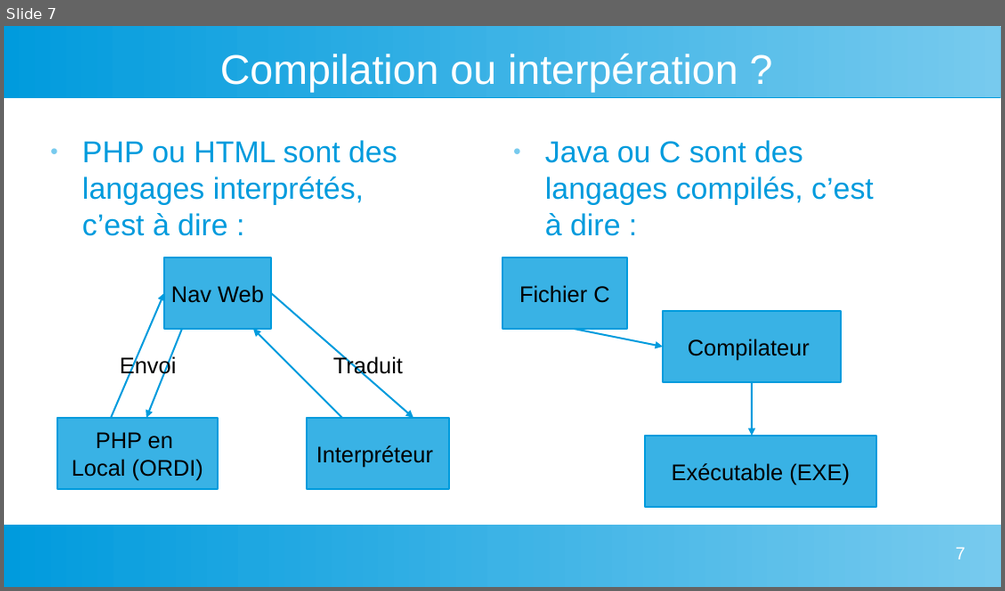
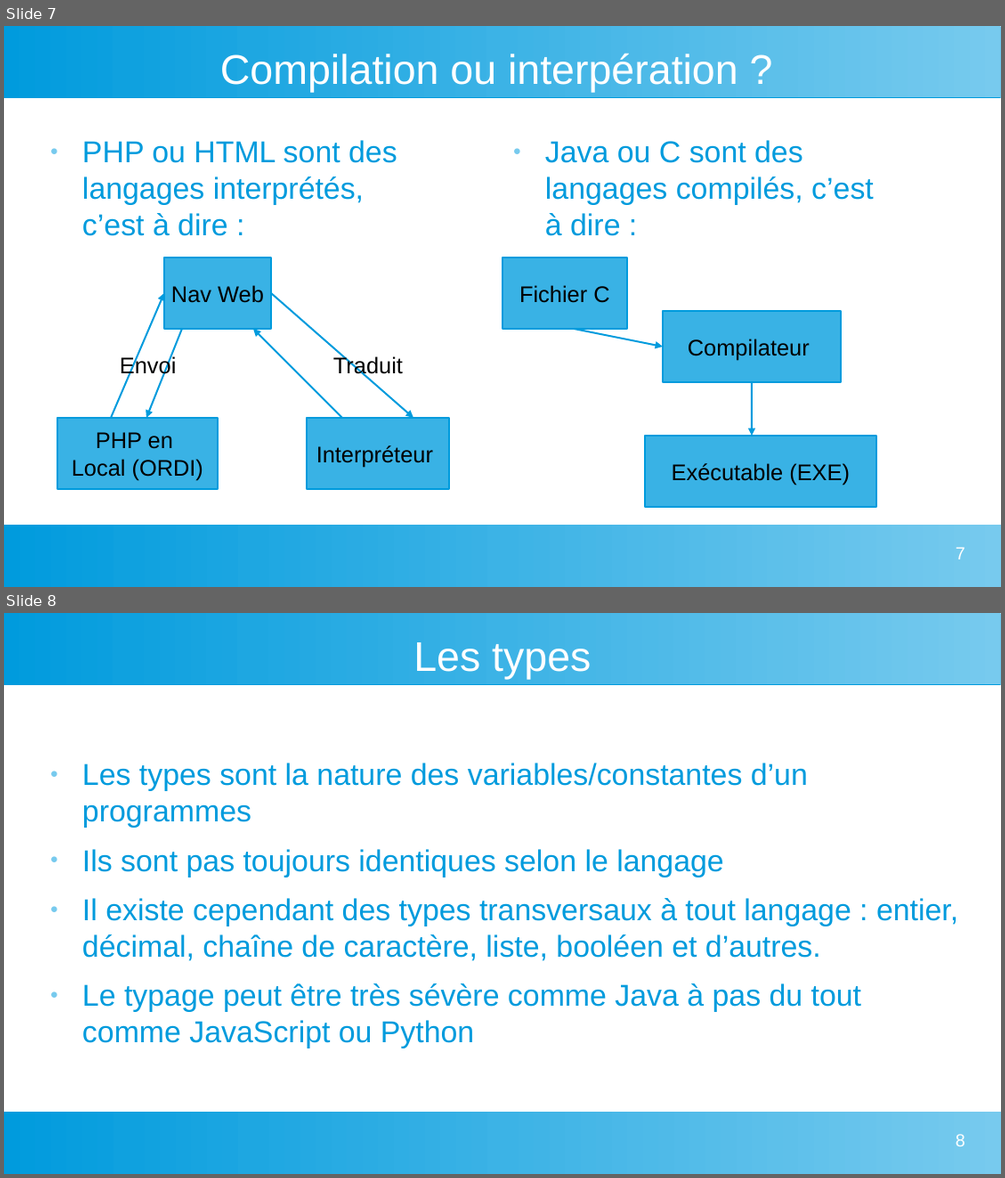
Before and after one commit to CharlieLabat/cours-base-prog-par-cl, a slide deck: BaseInfoEtAlgo/PresentationInfoEtAlgo.odp. Shown one above the other, each under a label of ours: slide 7 before the commit, slides 7 and 8 after it. The pictures are 1005x591 and 1005x1178 pixels, drawn with LibreOffice and Linux fonts; fonts in the diff are those of the drawing. Boxes give left, top, right and bottom in pixels: in the first picture for what was removed or moved away, otherwise in the second. Text is boxed around its words. In the diff, an @@ line names an element or a change of style, - is before the commit and + after.

Commit message:
Final sur la partie des types

```diff
--- a/BaseInfoEtAlgo/PresentationInfoEtAlgo.odp
+++ b/BaseInfoEtAlgo/PresentationInfoEtAlgo.odp
@@ slide 8 added at (4,613,1001,1174), background #FFFFFF; not listed: 2 template elements that a slide beside it also shows @@
@@ title added at (413,642,591,679), 33 pt, text #FFFFFF @@
+Les types
@@ text added at (82,763,958,1048), 24 pt, text #009BDD @@
+● Les types sont la nature des variables/constantes d’un programmes
+● Ils sont pas toujours identiques selon le langage
+● Il existe cependant des types transversaux à tout langage : entier, décimal, chaîne de caractère, liste, booléen et d’autres.
+● Le typage peut être très sévère comme Java à pas du tout comme JavaScript ou Python
@@ page number added at (955,1134,965,1146), 14 pt, text #FFFFFF @@
+8
```
Also in this commit, not shown: 1 other file.
